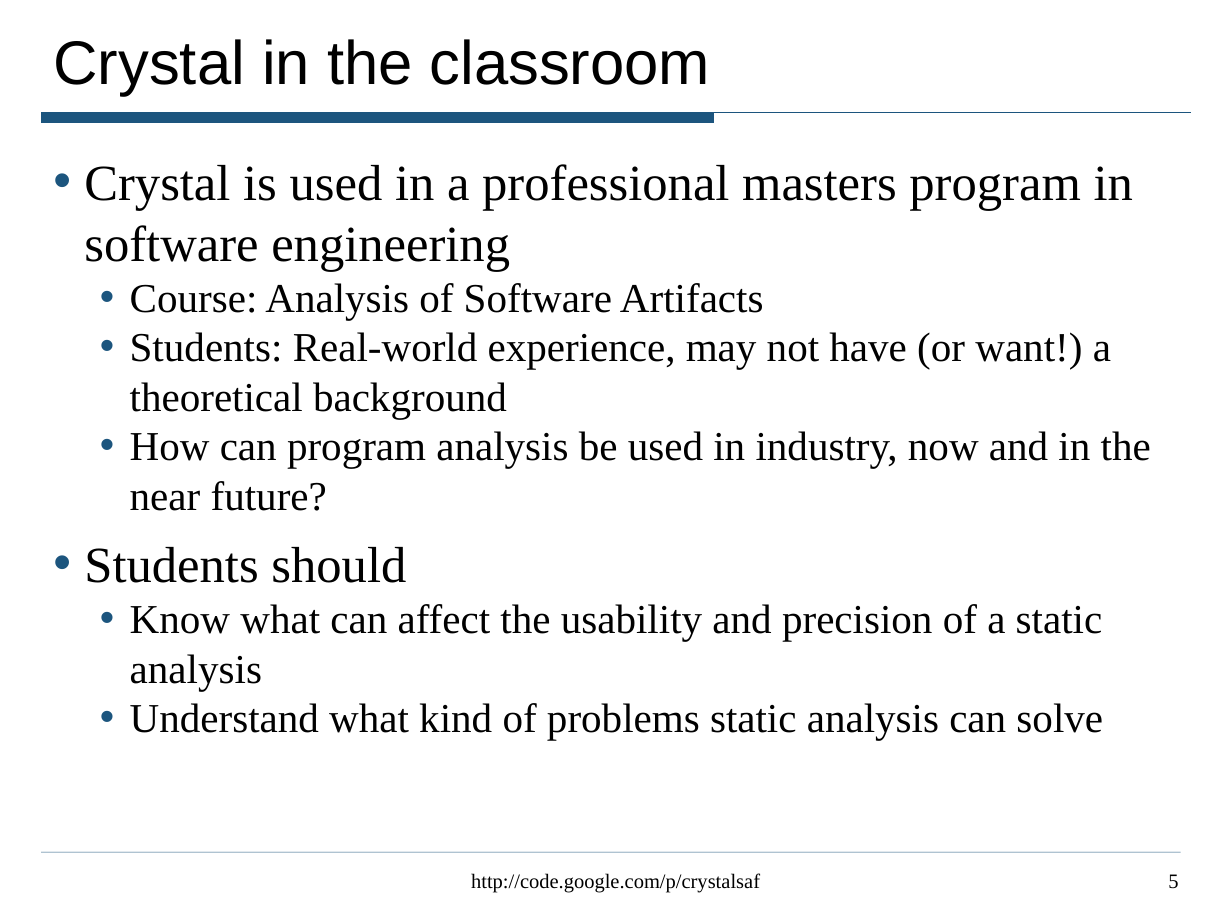
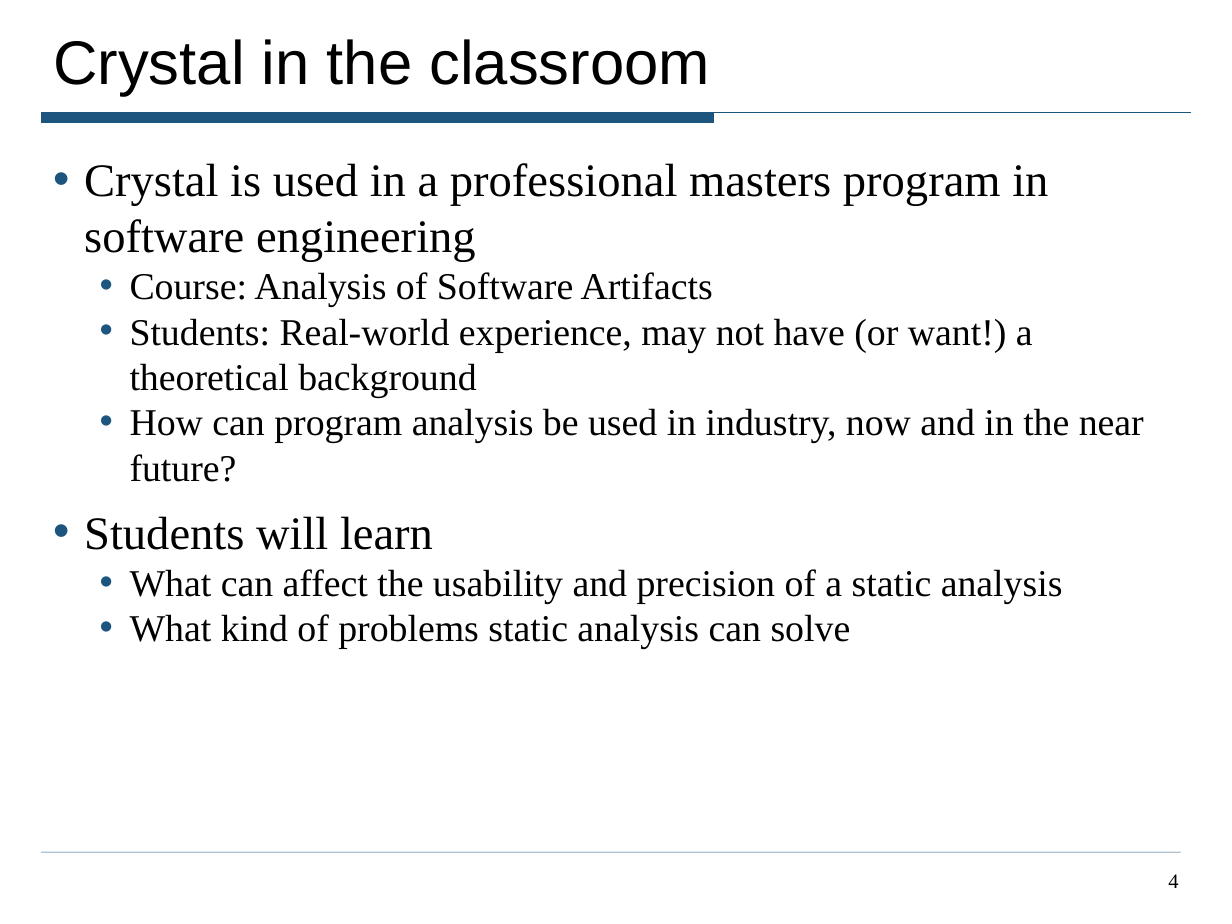
Before and after one commit to roterdam/crystalsaf, a slide deck: slide 4 of TutorialExamples/CrystalTutorial.ppt (slide 5 before the commit). Drawn at 1232x924 pixels with LibreOffice and Linux fonts; fonts in the diff are those of the drawing. Boxes give left, top, right and bottom in pixels: in the first picture for what was removed or moved away, otherwise in the second. Text is boxed around its words. In the diff, an @@ line names an element or a change of style, - is before the commit and + after.

```diff
--- a/TutorialExamples/CrystalTutorial.ppt
+++ b/TutorialExamples/CrystalTutorial.ppt
@@ text at (84,163,1144,482): size 29.6 to 27.2 pt in "Crystal is used in a professional masters ..."; size 24.1 to 22.1 pt in "Course: Analysis of Software Artifacts", "Students: Real-world experience, may not have (or ...", "How can program analysis be used in ..." @@
@@ text at (84,516,1063,649): text changed; size 24.1 to 22.1 pt @@
-• Students should
-  • Know what can affect the usability and precision of a static analysis
-  • Understand what kind of problems static analysis can solve
+• Students will learn
+  • What can affect the usability and precision of a static analysis
+  • What kind of problems static analysis can solve
@@ text removed at (471,873,760,893) @@
-http://code.google.com/p/crystalsaf
@@ page number at (1168,874,1178,888): text changed @@
-5
+4
```
Also in this commit, not shown: 35 other slides changed, 2 slides added.
